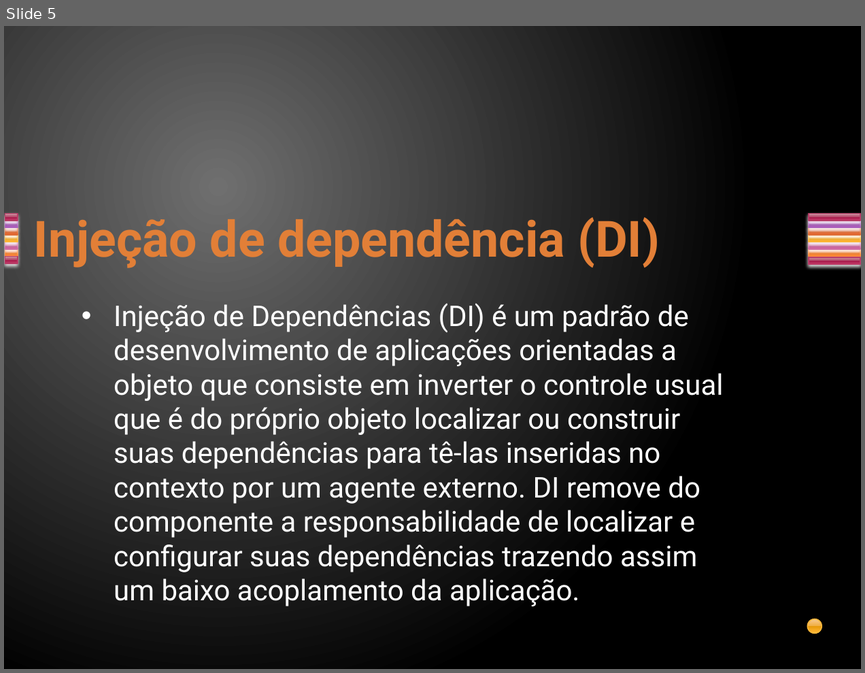
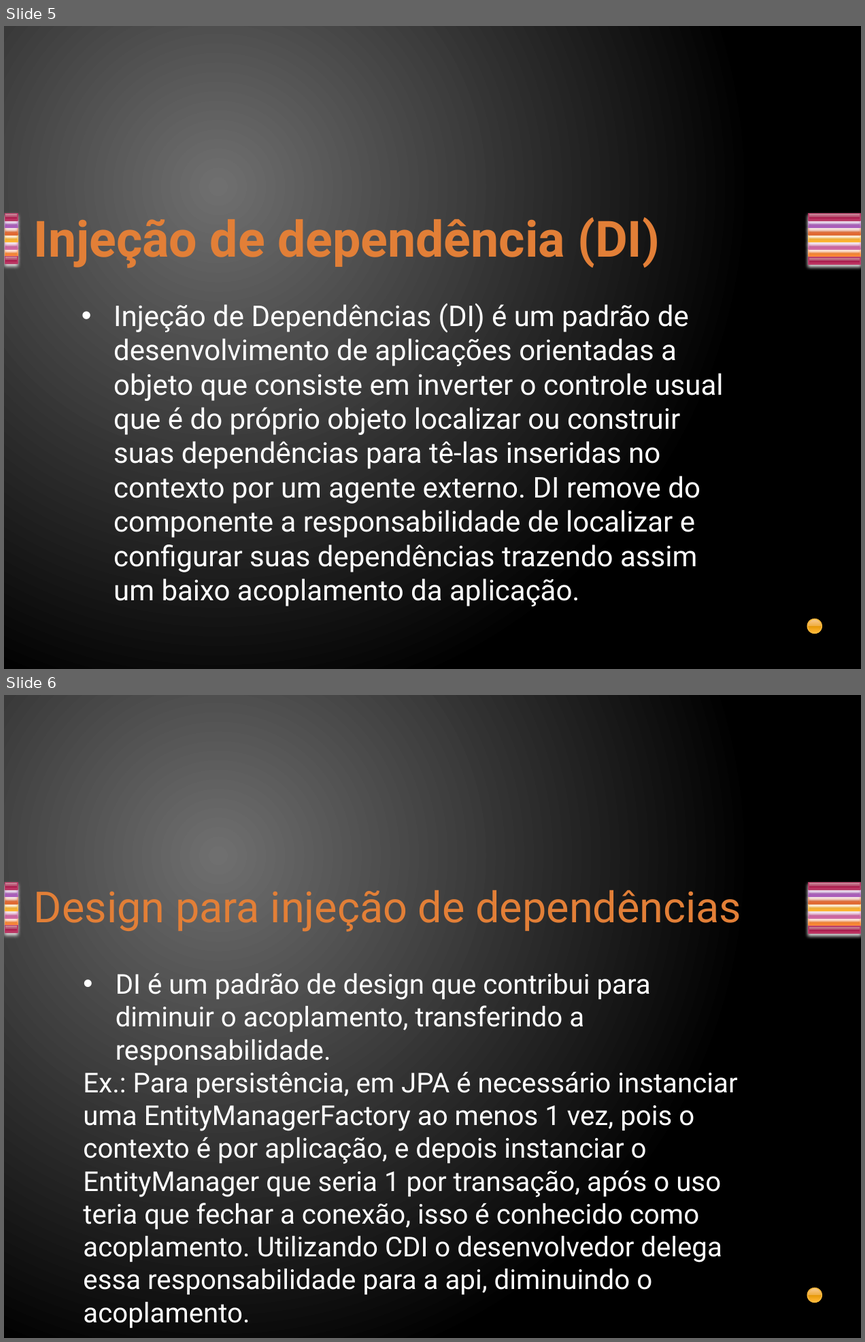
Before and after one commit to davirj9/javaAvancado, a slide deck: AulasAvancado/src/main/resources/br/com/3- CDI/CDI.pptx. Shown one above the other, each under a label of ours: slide 5 before the commit, slides 5 and 6 after it. The pictures are 865x673 and 865x1342 pixels, drawn with LibreOffice and Linux fonts; fonts in the diff are those of the drawing. Boxes give left, top, right and bottom in pixels: in the first picture for what was removed or moved away, otherwise in the second. Text is boxed around its words. In the diff, an @@ line names an element or a change of style, - is before the commit and + after.

```diff
--- a/AulasAvancado/src/main/resources/br/com/3- CDI/CDI.pptx
+++ b/AulasAvancado/src/main/resources/br/com/3- CDI/CDI.pptx
@@ slide 6 added at [4, 695, 861, 1338], background gradient #707070 to #000000; not listed: 15 template elements that a slide beside it also shows @@
@@ title added at [34, 889, 741, 932], 36 pt, text gradient #E38037 to #FA8D3D @@
+Design para injeção de dependências
@@ text added at [83, 973, 737, 1327], 23 pt, text #FFFFFF @@
+• DI é um padrão de design que contribui para diminuir o acoplamento, transferindo a responsabilidade.
+Ex.: Para persistência, em JPA é necessário instanciar uma EntityManagerFactory ao menos 1 vez, pois o contexto é por aplicação, e depois instanciar o EntityManager que seria 1 por transação, após o uso teria que fechar a conexão, isso é conhecido como acoplamento. Utilizando CDI o desenvolvedor delega essa responsabilidade para a api, diminuindo o acoplamento.
```
Also in this commit, not shown: 1 slide changed, 3 other slides added, 16 slides removed.
